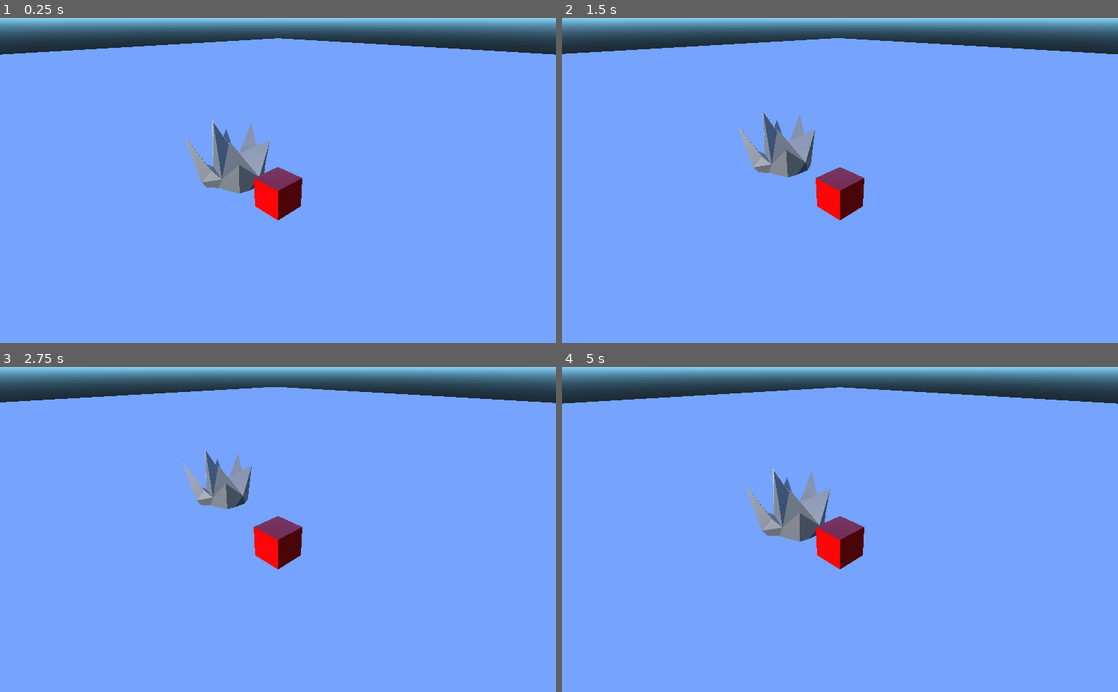
Above: before the commit, frames 1-4 (two rows, left to right).
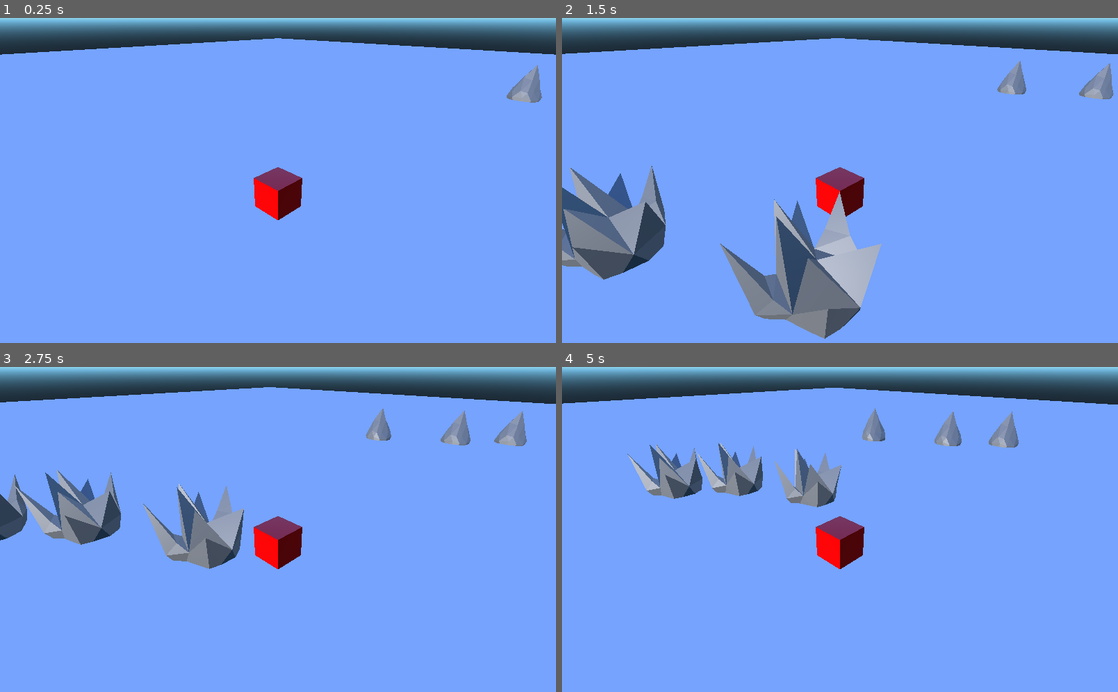
Above: after the commit, the same moments.

Repository: GameDrivenDesign/TurnSides
Game: Godot game, scene res://Game.tscn
Two runs of this game, one before a commit and one after it. Both use one fixed random seed, a clock stepped at 60 frames per second and the inputs below.
Inputs:
- Up to frame 1 (0.25 s): no input
- Up to frame 2 (1.5 s): hold Right (ui_right) 0.53-1.28 s; hold Down (ui_down) from 1.28 s (still down)
- Up to frame 3 (2.75 s): release Down (ui_down) at 2.03 s; hold Right (ui_right) from 2.03 s (still down)
- Up to frame 4 (5 s): release Right (ui_right) at 2.78 s; hold Up (ui_up) 2.78-3.53 s; hold Left (ui_left) from 3.53 s (still down)

The runs differ from the first frame. In frame 1, 2.2% of the frame differs, in the area x 33-98%, y 14-55%; in frame 2, 13%, in the area x 0-100%, y 13-99%; in frame 3, 7.6%; in frame 4, 5.7%.
Error before the commit: Invalid get index 'translation' (on base: 'Nil'). (res://FireElemental.gd:22)

Commit message:
elementals are now attacking each other

Diff:
--- a/Elemental.gd
+++ b/Elemental.gd
@@ -1,10 +1,16 @@
 extends KinematicBody
 
-var target
+signal im_dead(deadObject)
+
+var passiveTarget
+var enemyList = []
 var state
-var speed = 100
+var strength = 10
+var speed = 3
 var hp = 100
-var attackRange = 300
+var attackRange = 10
+
+var proximitySphere
 
 enum elementalState{
 	passive,
@@ -13,16 +19,56 @@
 
 func _ready():
 	state = elementalState.passive
+	proximitySphere = preload("res://ElementalProximitySphere.tscn").instance()
+	proximitySphere.connect("body_entered", self, "handleProximityAlert")
+	add_child(proximitySphere)
 	set_process(true)
+
+func isHostileTowards(node):
+	pass
 
 func _process(delta):
 	walkToTarget(delta)
+	if(state == elementalState.aggressive):
+		attackTarget(delta)
 
 func walkToTarget(delta):
-	var direction = target.translation - translation
-	if(direction.length() > attackRange):
+	var direction
+	if(state == elementalState.passive):
+		direction = passiveTarget.translation - translation
+	if(state == elementalState.aggressive):
+		direction = enemyList[0].translation - translation
+	if(direction.length() > attackRange/2):
 		translation = translation + direction.normalized() * speed * delta
 
+func attackTarget(delta):
+	var direction = enemyList[0].translation - translation
+	if(direction.length() <= attackRange):
+		enemyList[0].takeDamage(strength * delta)
+
+func takeDamage(dmg):
+	hp = hp - dmg
+	if(hp <= 0):
+		die()
+
+func die():
+	emit_signal("im_dead", self)
+	queue_free()
 
 func init(tar):
-	target = tar
+	passiveTarget = tar
+
+func handleProximityAlert(intruder):
+	if(isHostileTowards(intruder)):
+		intruder.connect("im_dead", self, "unregisterElemental")
+		enemyList.append(intruder)
+		if(state == elementalState.passive):
+			state = elementalState.aggressive
+
+func unregisterElemental(elemental):
+	var index = enemyList.find(elemental)
+	if(index < 0):
+		return
+	enemyList.remove(index)
+	if(enemyList.empty()):
+		state = elementalState.passive
--- /dev/null
+++ b/ElementalProximitySphere.gd
@@ -0,0 +1,10 @@
+extends Area
+
+
+signal proximityAlert(collisionPartners)
+
+func _ready():
+	set_process(true)
+
+func _process(delta):
+	var overlappingBodies = get_overlapping_bodies()
--- /dev/null
+++ b/ElementalProximitySphere.tscn
@@ -0,0 +1,36 @@
+[gd_scene load_steps=3 format=2]
+
+[ext_resource path="res://ElementalProximitySphere.gd" type="Script" id=1]
+
+[sub_resource type="SphereShape" id=1]
+
+radius = 10.0
+
+[node name="ElementalProximitySphere" type="Area" index="0"]
+
+input_ray_pickable = false
+input_capture_on_drag = false
+space_override = 0
+gravity_point = false
+gravity_distance_scale = 0.0
+gravity_vec = Vector3( 0, -1, 0 )
+gravity = 9.8
+linear_damp = 0.1
+angular_damp = 1.0
+priority = 0.0
+monitoring = true
+monitorable = true
+collision_layer = 1
+collision_mask = 1
+audio_bus_override = false
+audio_bus_name = "Master"
+reverb_bus_enable = false
+reverb_bus_name = "Master"
+reverb_bus_amount = 0.0
+reverb_bus_uniformity = 0.0
+script = ExtResource( 1 )
+
+[node name="CollisionShape" type="CollisionShape" parent="." index="0"]
+
+shape = SubResource( 1 )
+disabled = false
--- a/FireElemental.gd
+++ b/FireElemental.gd
@@ -9,6 +9,12 @@
 	# Initialization here
 	pass
 
+func isHostileTowards(node):
+	if(node.is_in_group("WaterElemental")):
+		return true
+	else:
+		return false
+
 #func _process(delta):
 #	# Called every frame. Delta is time since last frame.
 #	# Update game logic here.
--- a/FireElemental.tscn
+++ b/FireElemental.tscn
@@ -7,7 +7,9 @@
 
 extents = Vector3( 1, 1, 1 )
 
-[node name="FireElemental" type="KinematicBody" index="0"]
+[node name="FireElemental" type="KinematicBody" groups=[
+"FireElemental",
+]]
 
 input_ray_pickable = true
 input_capture_on_drag = false
@@ -22,7 +24,7 @@
 collision/safe_margin = 0.001
 script = ExtResource( 1 )
 
-[node name="Mesh" type="Spatial" parent="." index="0" instance=ExtResource( 2 )]
+[node name="Mesh" parent="." index="0" instance=ExtResource( 2 )]
 
 _sections_unfolded = [ "Transform" ]
 
--- a/Game.gd
+++ b/Game.gd
@@ -5,9 +5,24 @@
 # var b = "textvar"
 
 func _ready():
+	spawnFire(Vector3(0,0,0))
+	spawnFire(Vector3(5,0,-3))
+	spawnFire(Vector3(-3,0,3))
+	spawnWater(Vector3(0,0,0))
+	spawnWater(Vector3(3,0,-3))
+	spawnWater(Vector3(-5,0,3))
+
+func spawnFire(offset):
 	var fire = preload("res://FireElemental.tscn").instance()
-	fire.translation = $FireSpawn.translation
+	fire.translation = $FireSpawn.translation + offset
+	fire.passiveTarget = $FireTarget
 	add_child(fire)
+
+func spawnWater(offset):
+	var water = preload("res://WaterElemental.tscn").instance()
+	water.translation = $WaterSpawn.translation + offset
+	water.passiveTarget = $WaterTarget
+	add_child(water)
 
 #func _process(delta):
 #	# Called every frame. Delta is time since last frame.
--- a/Game.tscn
+++ b/Game.tscn
@@ -5,7 +5,7 @@
 [ext_resource path="res://Player.gd" type="Script" id=3]
 [ext_resource path="res://Ground.tscn" type="PackedScene" id=4]
 
-[node name="Game" type="Spatial" index="0"]
+[node name="Game" type="Spatial"]
 
 script = ExtResource( 1 )
 
@@ -86,4 +86,17 @@
 
 [node name="FireSpawn" type="Position3D" parent="." index="3"]
 
-transform = Transform( 1, 0, 0, 0, 1, 0, 0, 0, 1, -2.34882, 0, -0.265625 )
+transform = Transform( 1, 0, 0, 0, 1, 0, 0, 0, 1, 1.16205, 0, 9.16162 )
+
+[node name="WaterSpawn" type="Position3D" parent="." index="4"]
+
+transform = Transform( 1, 0, 0, 0, 1, 0, 0, 0, 1, 8.72333, 0, -25.7642 )
+
+[node name="FireTarget" type="Position3D" parent="." index="5"]
+
+transform = Transform( 1, 0, 0, 0, 1, 0, 0, 0, 1, -23.4946, 0, -26.105 )
+
+[node name="WaterTarget" type="Position3D" parent="." index="6"]
+
+transform = Transform( 1, 0, 0, 0, 1, 0, 0, 0, 1, -27.3139, 0, -7.84326 )
+_sections_unfolded = [ "Transform" ]
--- a/Ground.tscn
+++ b/Ground.tscn
@@ -10,7 +10,7 @@
 
 extents = Vector3( 64, 0.1, 64 )
 
-[node name="Ground" type="StaticBody" index="0"]
+[node name="Ground" type="StaticBody"]
 
 input_ray_pickable = true
 input_capture_on_drag = false
--- a/Player.tscn
+++ b/Player.tscn
@@ -65,7 +65,7 @@
 
 extents = Vector3( 0.5, 0.5, 0.5 )
 
-[node name="Player" type="KinematicBody" index="0"]
+[node name="Player" type="KinematicBody"]
 
 input_ray_pickable = true
 input_capture_on_drag = false
--- a/WaterElemental.gd
+++ b/WaterElemental.gd
@@ -9,6 +9,12 @@
 	# Initialization here
 	pass
 
+func isHostileTowards(node):
+	if(node.is_in_group("FireElemental")):
+		return true
+	else:
+		return false
+
 #func _process(delta):
 #	# Called every frame. Delta is time since last frame.
 #	# Update game logic here.
--- a/WaterElemental.tscn
+++ b/WaterElemental.tscn
@@ -7,7 +7,9 @@
 
 extents = Vector3( 1, 1, 1 )
 
-[node name="WaterElemental" type="KinematicBody" index="0"]
+[node name="WaterElemental" type="KinematicBody" groups=[
+"WaterElemental",
+]]
 
 input_ray_pickable = true
 input_capture_on_drag = false
@@ -28,6 +30,6 @@
 shape = SubResource( 1 )
 disabled = false
 
-[node name="Mesh" type="Spatial" parent="." index="1" instance=ExtResource( 2 )]
+[node name="Mesh" parent="." index="1" instance=ExtResource( 2 )]
 
 _sections_unfolded = [ "Transform" ]
